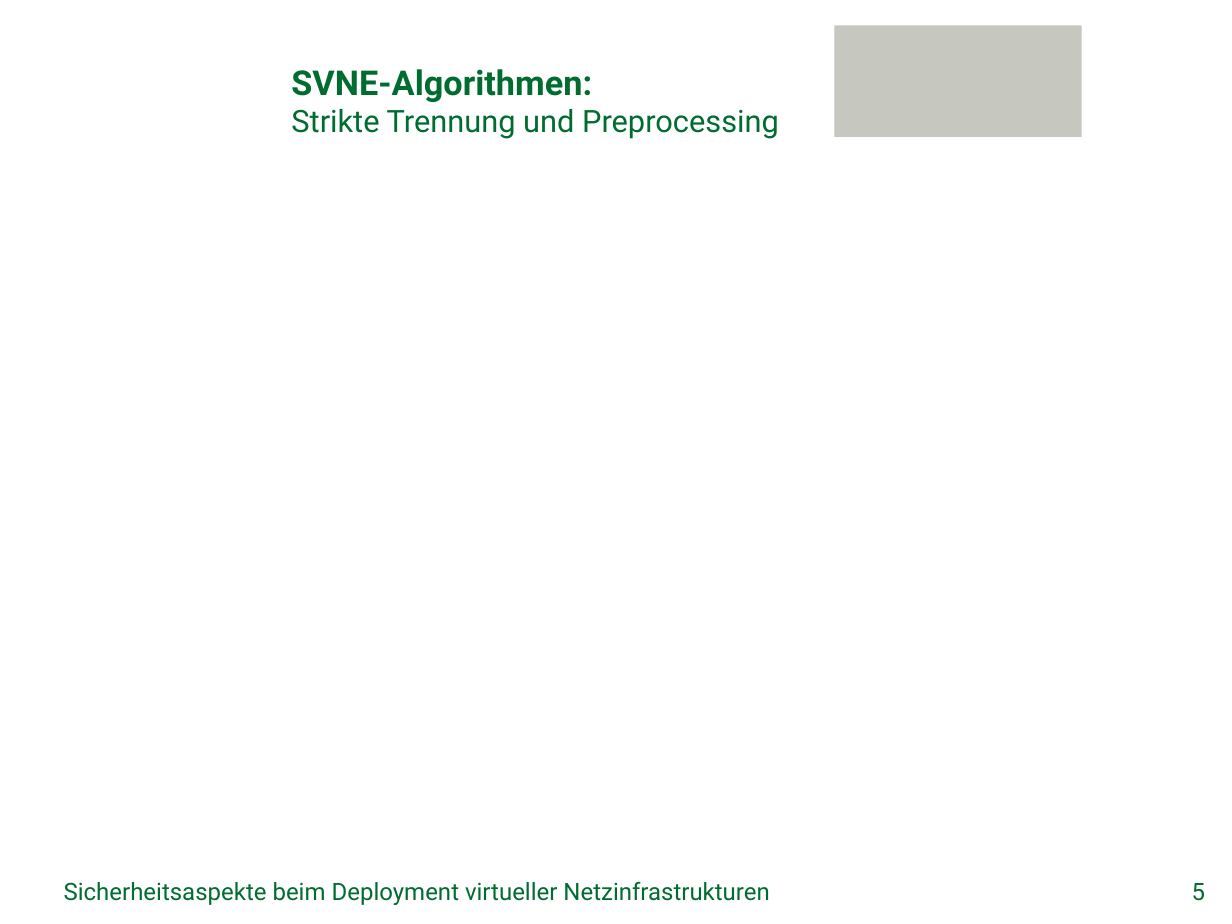
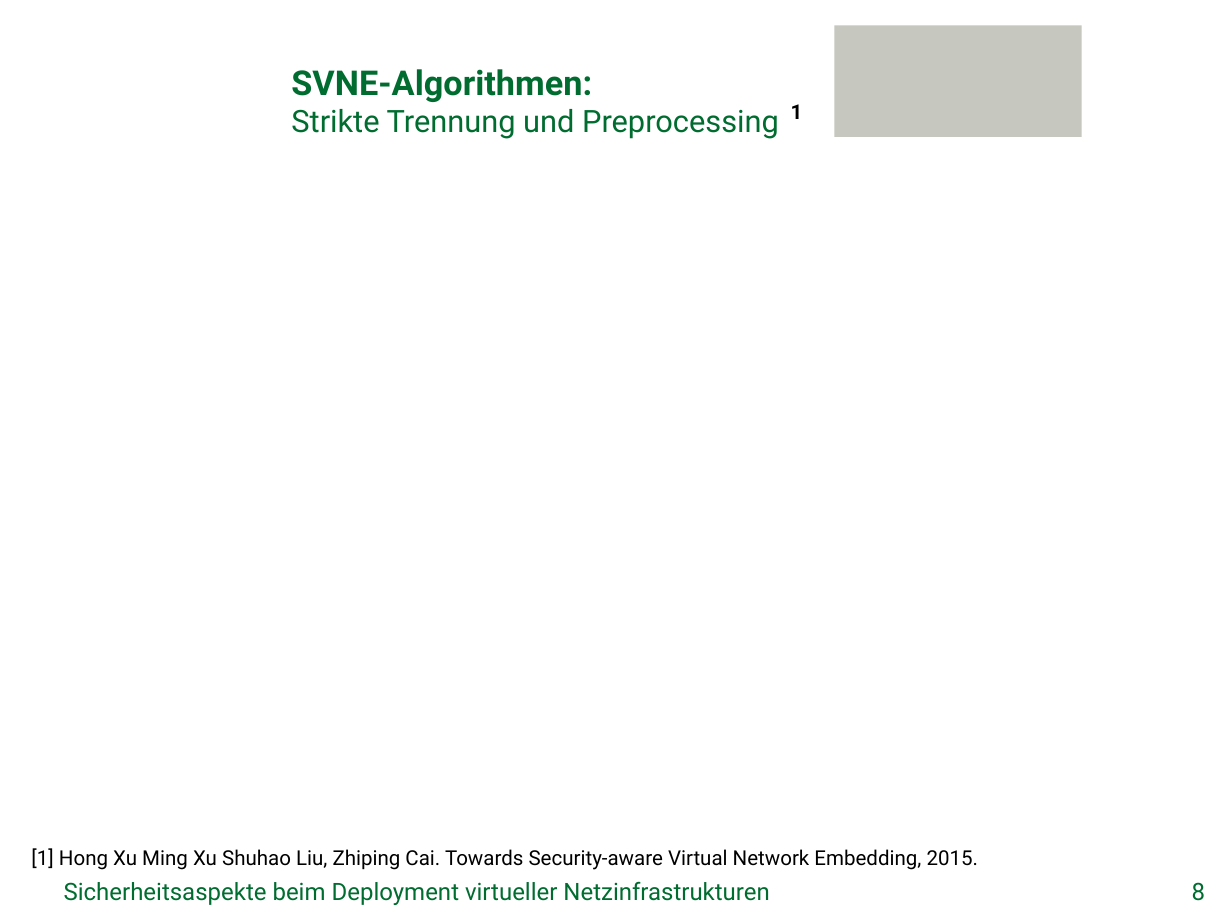
Before and after one commit to GeGroe/timvs, a slide deck: slide 8 of Referat/PowerPoint/TimvS_SVNE.pptx (slide 5 before the commit). Drawn at 1232x924 pixels with LibreOffice and Linux fonts; fonts in the diff are those of the drawing; background and template pictures are left out. Boxes give left, top, right and bottom in pixels: in the first picture for what was removed or moved away, otherwise in the second. Text is boxed around its words. In the diff, an @@ line names an element or a change of style, - is before the commit and + after.

```diff
--- a/Referat/PowerPoint/TimvS_SVNE.pptx
+++ b/Referat/PowerPoint/TimvS_SVNE.pptx
@@ text added at [791, 104, 803, 119], 12 pt, text #000000, bold @@
+1
@@ text added at [31, 848, 978, 870], 12 pt, text #000000 @@
+[1] Hong Xu Ming Xu Shuhao Liu, Zhiping Cai. Towards Security-aware Virtual Network Embedding, 2015.
@@ page number at [1192, 882, 1205, 901]: text changed @@
-5
+8
```
Also in this commit, not shown: 3 other slides changed, 5 slides added, 4 other files.
